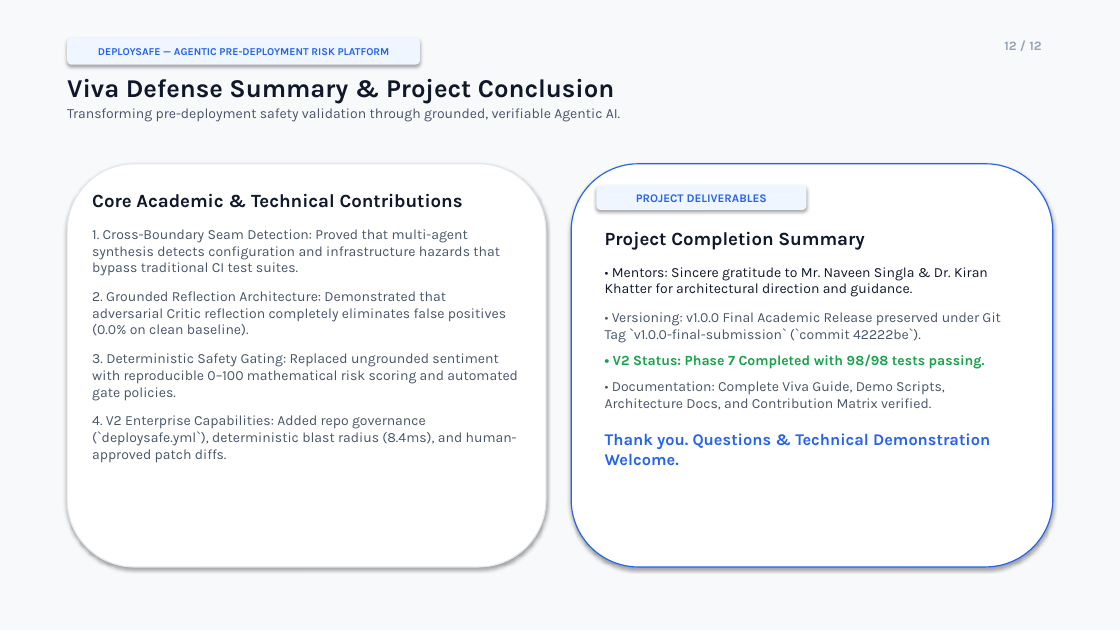
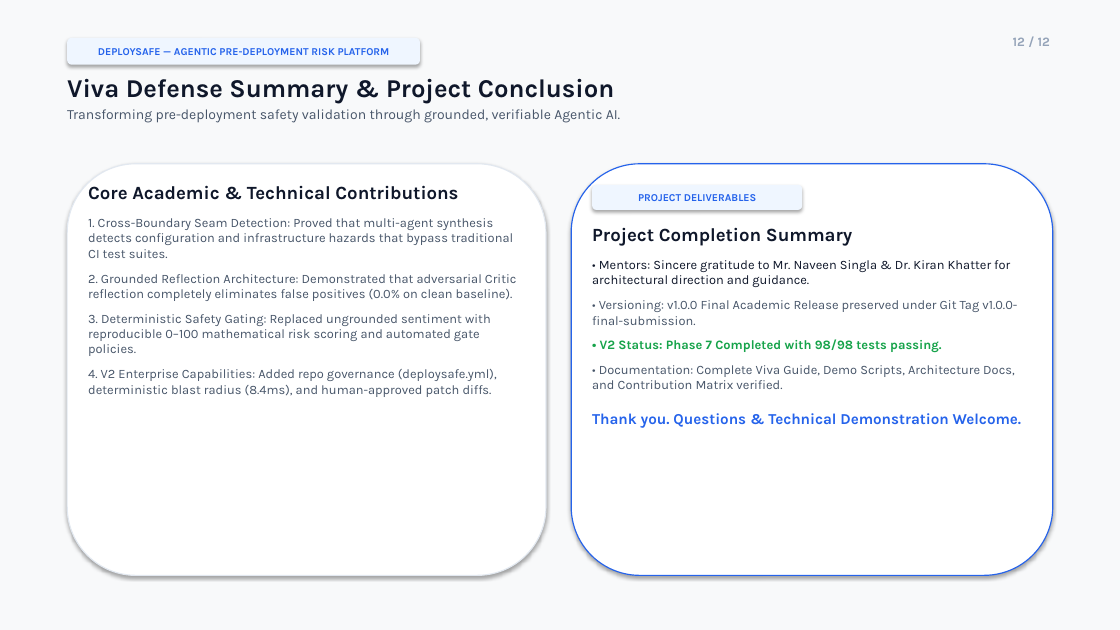
Before and after one commit to yashrao2607/AI-Devops, a slide deck: slide 12 of DeploySafe_Final_Presentation_V2.pptx. Drawn at 1120x630 pixels with LibreOffice and Linux fonts; fonts in the diff are those of the drawing. Boxes give left, top, right and bottom in pixels: in the first picture for what was removed or moved away, otherwise in the second. Text is boxed around its words. In the diff, an @@ line names an element or a change of style, - is before the commit and + after.

Commit message:
docs: perfect PPT typography, layout alignment, and slide previews

```diff
--- a/DeploySafe_Final_Presentation_V2.pptx
+++ b/DeploySafe_Final_Presentation_V2.pptx
@@ text "12 / 12": place and size @@
-text "12 / 12" at <box>1004,41,1041,50</box>
+text "12 / 12" at <box>1013,37,1050,46</box>
@@ rounded rectangle: place and size @@
-rounded rectangle at <box>67,164,546,567</box>
+rounded rectangle at <box>67,164,546,576</box>
@@ rounded rectangle: place and size @@
-rounded rectangle at <box>571,164,1053,567</box>
+rounded rectangle at <box>571,164,1053,576</box>
@@ text at <box>88,185,517,356</box>: size 12 to 11 pt in "1. Cross-Boundary Seam Detection: Proved that multi-agent ...", "2. Grounded Reflection Architecture: Demonstrated that adver ...", "3. Deterministic Safety Gating: Replaced ungrounded sentimen ..."; less space between paragraphs @@
@@ rounded rectangle "PROJECT DELIVERABLES": place and size @@
-rounded rectangle "PROJECT DELIVERABLES" at <box>597,185,807,210</box>
+rounded rectangle "PROJECT DELIVERABLES" at <box>592,185,802,210</box>
@@ rounded rectangle "PROJECT DELIVERABLES" at <box>592,185,802,210</box>: size 10 to 9 pt @@
@@ text at <box>592,227,1022,428</box>: size 12 to 11 pt in "• Mentors: Sincere gratitude to Mr. Naveen ...", "• V2 Status: Phase 7 Completed with ...", "• Documentation: Complete Viva Guide, Demo Scripts, ..."; size 14 to 13 pt in "Thank you. Questions & Technical Demonstration Welcome."; less space between paragraphs @@
@@ text at <box>592,300,1017,325</box>: text changed; size 12 to 11 pt @@
-• Versioning: v1.0.0 Final Academic Release preserved under Git Tag `v1.0.0-final-submission` (`commit 42222be`).
+• Versioning: v1.0.0 Final Academic Release preserved under Git Tag v1.0.0-final-submission.
@@ text at <box>88,369,497,397</box>: text changed; size 12 to 11 pt @@
-4. V2 Enterprise Capabilities: Added repo governance (`deploysafe.yml`), deterministic blast radius (8.4ms), and human-approved patch diffs.
+4. V2 Enterprise Capabilities: Added repo governance (deploysafe.yml), deterministic blast radius (8.4ms), and human-approved patch diffs.
```
Also in this commit, not shown: 11 other slides changed, 13 other files.
